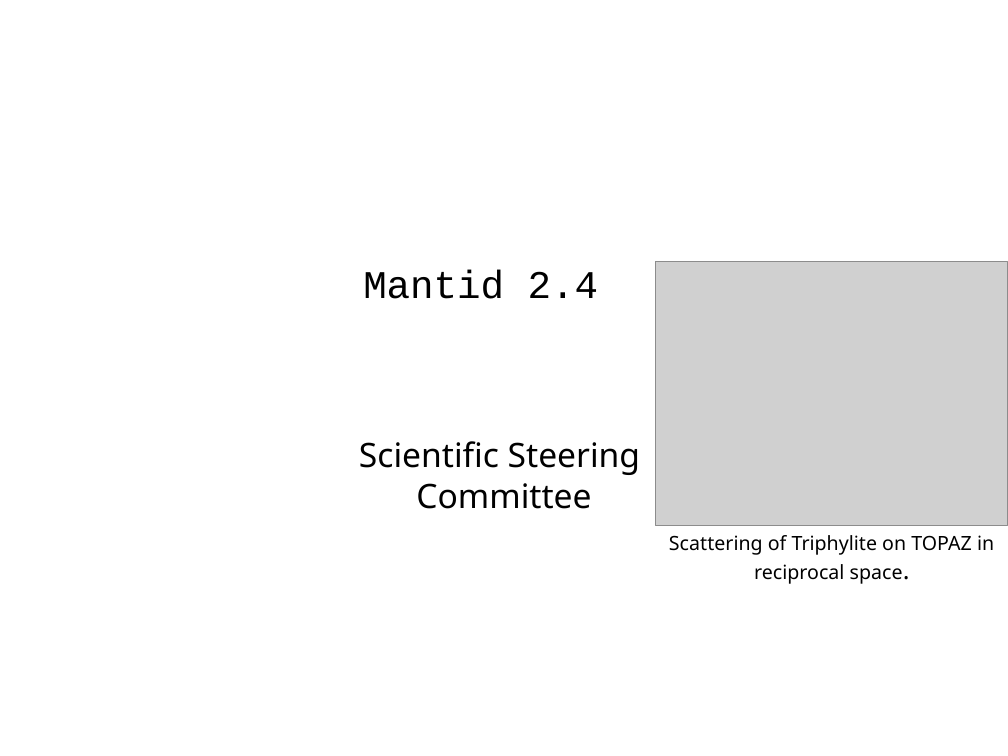
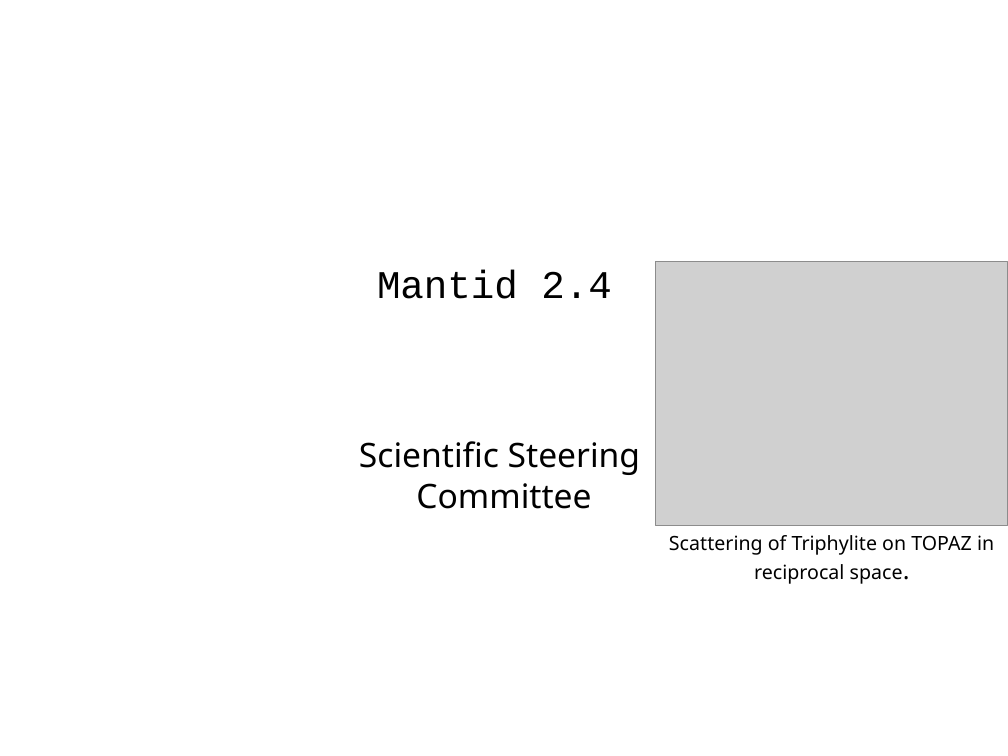
Before and after one commit to mantidproject/documents, a slide deck: slide 1 of Presentations/Scientific Steering Committee/Mantid Scientific Steering committee Feb 2013.pptx. Drawn at 1008x756 pixels with LibreOffice and Linux fonts; fonts in the diff are those of the drawing; grey boxes stand for pictures; background and template pictures are left out. Boxes give left, top, right and bottom in pixels: in the first picture for what was removed or moved away, otherwise in the second. Text is boxed around its words. In the diff, an @@ line names an element or a change of style, - is before the commit and + after.

Commit message:
updated talk

```diff
--- a/Presentations/Scientific Steering Committee/Mantid Scientific Steering committee Feb 2013.pptx
+++ b/Presentations/Scientific Steering Committee/Mantid Scientific Steering committee Feb 2013.pptx
@@ title "Mantid 2.4": place and size @@
-title "Mantid 2.4" at [363,270,598,299]
+title "Mantid 2.4" at [377,270,611,299]
```
Also in this commit, not shown: 6 slides added.
